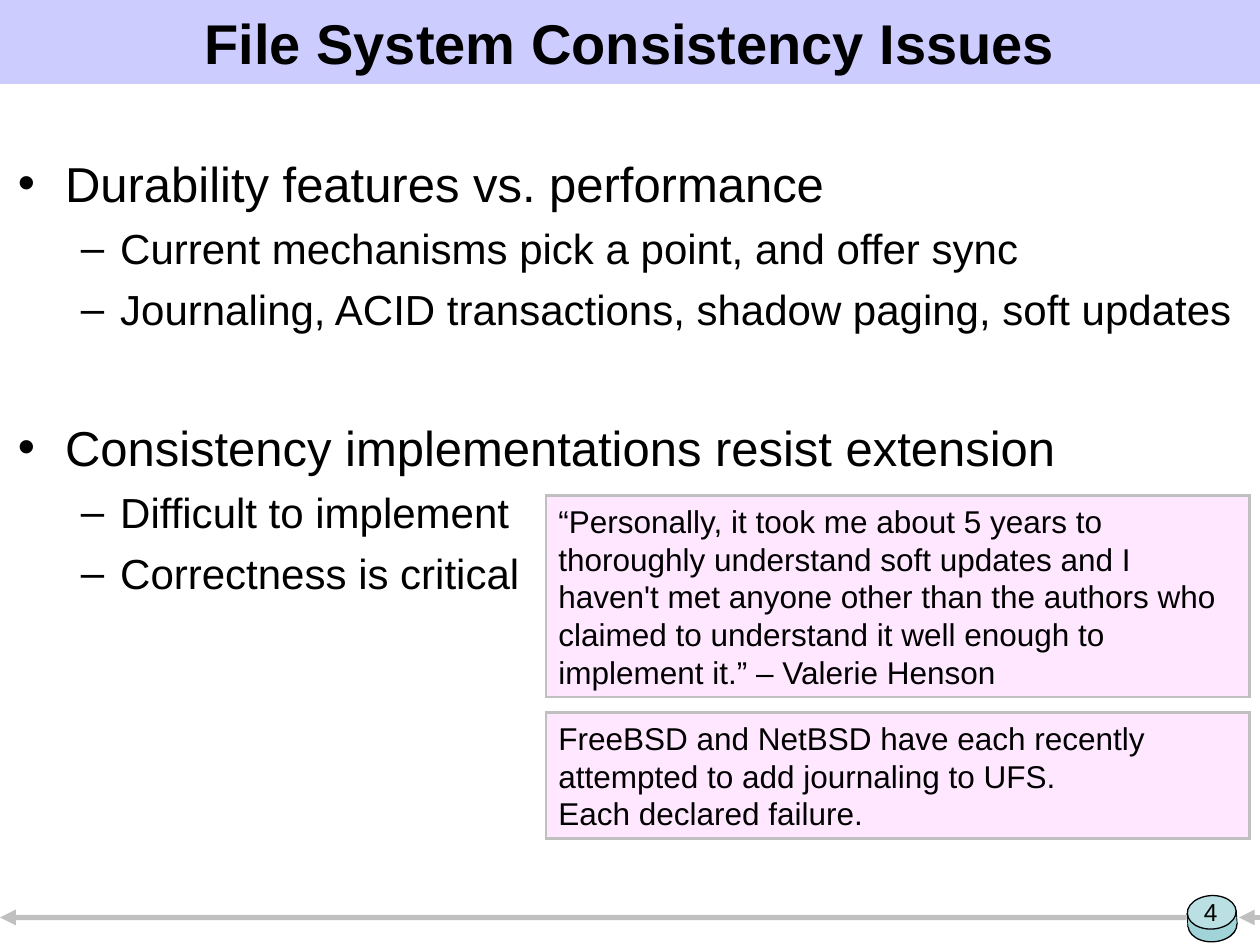
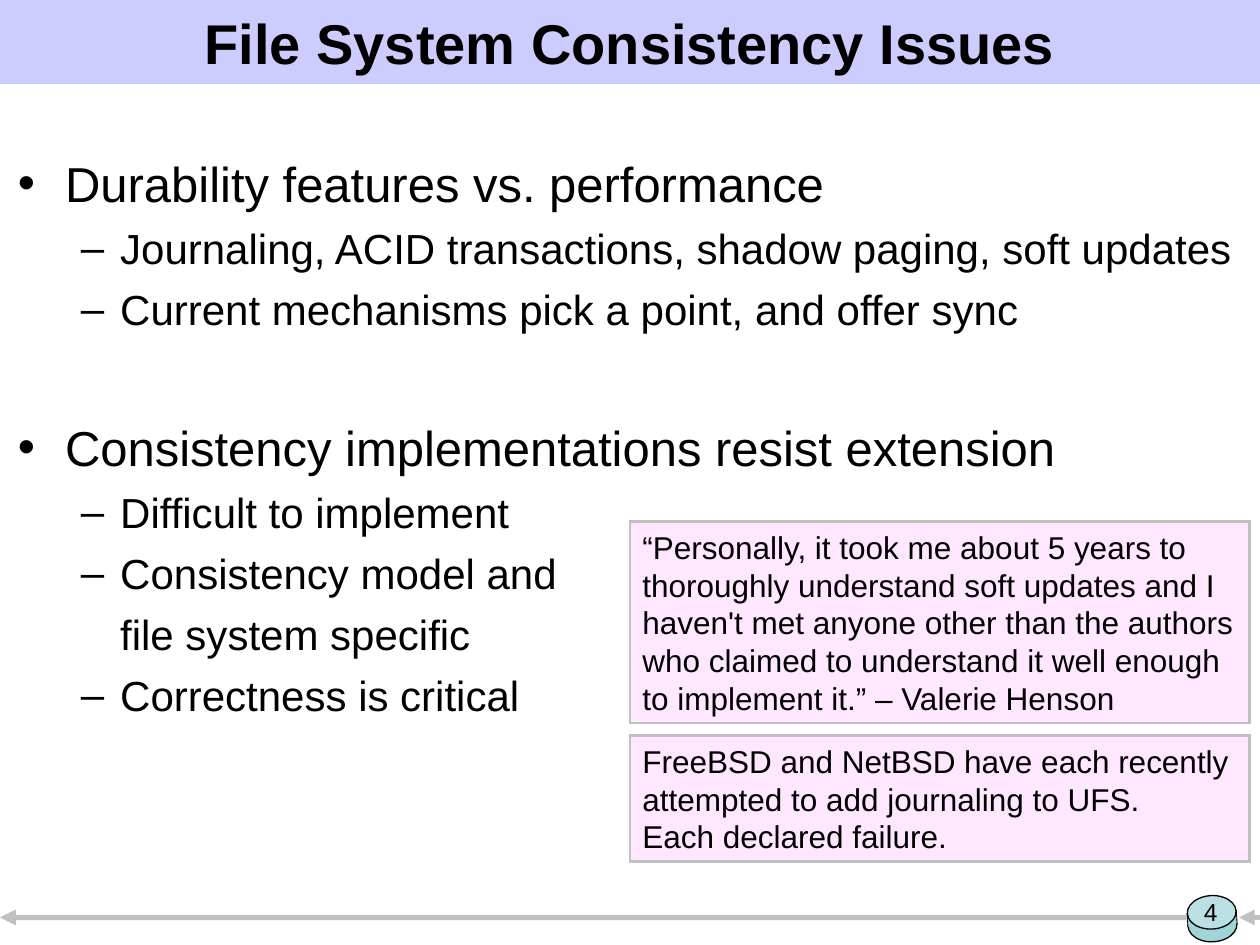
Before and after one commit to ucla-readable/fstitch-doc, a slide deck: slide 4 of sosp/pres.ppt. Drawn at 1260x945 pixels with LibreOffice and Linux fonts; fonts in the diff are those of the drawing. Boxes give left, top, right and bottom in pixels: in the first picture for what was removed or moved away, otherwise in the second. Text is boxed around its words. In the diff, an @@ line names an element or a change of style, - is before the commit and + after.

```diff
--- a/sosp/pres.ppt
+++ b/sosp/pres.ppt
@@ text at (x1=120, y1=233, x2=1231, y2=273): paragraph added @@
+  – Journaling, ACID transactions, shadow paging, soft updates
@@ text at (x1=120, y1=294, x2=1231, y2=334): paragraph removed @@
-  – Journaling, ACID transactions, shadow paging, soft updates
@@ rectangle "“Personally, it took me about ..." resized from (x1=546, y1=495, x2=1249, y2=697) to (x1=630, y1=522, x2=1250, y2=723) @@
@@ text at (x1=120, y1=558, x2=557, y2=659): paragraphs added @@
+  – Consistency model and
+  file system specific
@@ rectangle "FreeBSD and NetBSD have each ..." resized from (x1=546, y1=712, x2=1249, y2=838) to (x1=630, y1=736, x2=1250, y2=862) @@
```
Also in this commit, not shown: 7 other slides changed.
